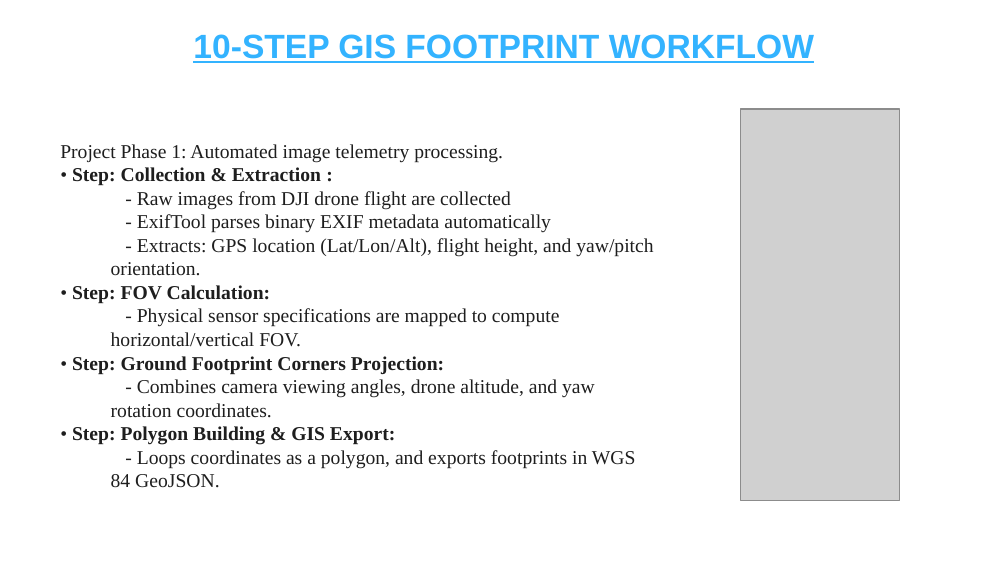
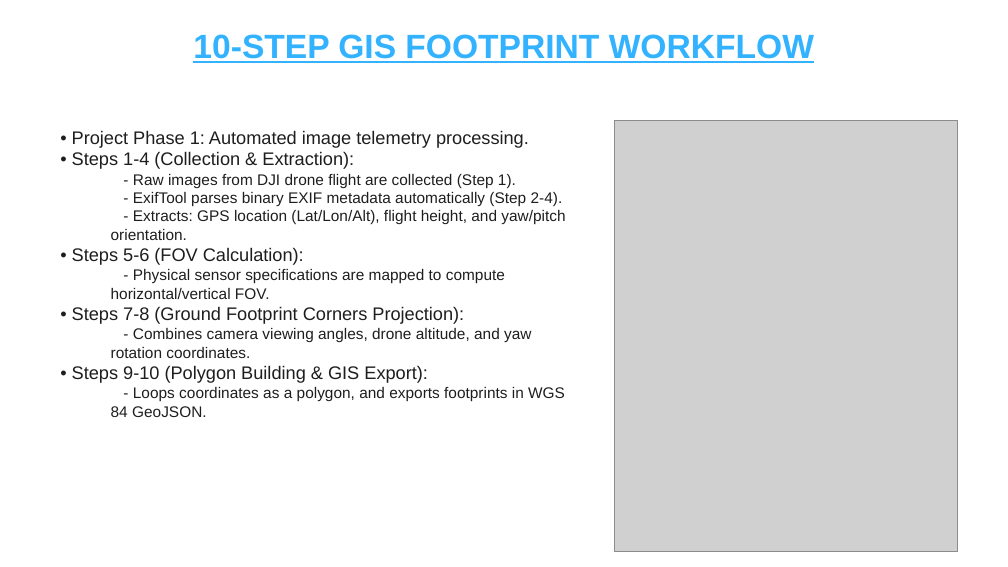
Before and after one commit to kancharlanavyatha/Drone-Footprint-Mapping-using-Qt6, a slide deck: slide 1 of Drone_Footprint_Mapping_and_Metadata_Standards.pptx. Drawn at 1008x567 pixels with LibreOffice and Linux fonts; fonts in the diff are those of the drawing; grey boxes stand for pictures. Boxes give left, top, right and bottom in pixels: in the first picture for what was removed or moved away, otherwise in the second. Text is boxed around its words. In the diff, an @@ line names an element or a change of style, - is before the commit and + after.

Commit message:
Update PowerPoint slides with corrected vertical FOV and footprint coverage math for 16:9 crop

```diff
--- a/Drone_Footprint_Mapping_and_Metadata_Standards.pptx
+++ b/Drone_Footprint_Mapping_and_Metadata_Standards.pptx
@@ text "• Project Phase 1: Automated ...": place and size @@
-text "• Project Phase 1: Automated ..." at [60,144,653,488]
+text "• Project Phase 1: Automated ..." at [72,130,565,417]
@@ text at [72,130,563,207]: text changed; size 14 to 11 pt; font Times New Roman to Arial @@
-Project Phase 1: Automated image telemetry processing.
-• Step: Collection & Extraction :
-  - Raw images from DJI drone flight are collected
-  - ExifTool parses binary EXIF metadata automatically
+• Project Phase 1: Automated image telemetry processing.
+• Steps 1-4 (Collection & Extraction):
+  - Raw images from DJI drone flight are collected (Step 1).
+  - ExifTool parses binary EXIF metadata automatically (Step 2-4).
@@ picture: place and size @@
-picture at [741,109,900,500]
+picture at [615,121,958,551]
@@ text at [111,210,565,417]: size 14 to 11 pt, font Times New Roman to Arial in "- Extracts: GPS location (Lat/Lon/Alt), flight height, ...", "- Physical sensor specifications are mapped to ...", "- Combines camera viewing angles, drone altitude, ...", "- Loops coordinates as a polygon, and ..." @@
@@ text at [72,247,304,265]: text changed; size 14 to 13 pt; font Times New Roman to Arial; bold off @@
-• Step: FOV Calculation:
+• Steps 5-6 (FOV Calculation):
@@ text at [72,306,464,324]: text changed; size 14 to 13 pt; font Times New Roman to Arial; bold off @@
-• Step: Ground Footprint Corners Projection:
+• Steps 7-8 (Ground Footprint Corners Projection):
@@ text at [72,365,428,383]: text changed; size 14 to 13 pt; font Times New Roman to Arial; bold off @@
-• Step: Polygon Building & GIS Export:
+• Steps 9-10 (Polygon Building & GIS Export):
```
Also in this commit, not shown: 6 other slides changed, 2 slides added, 3 other files.
